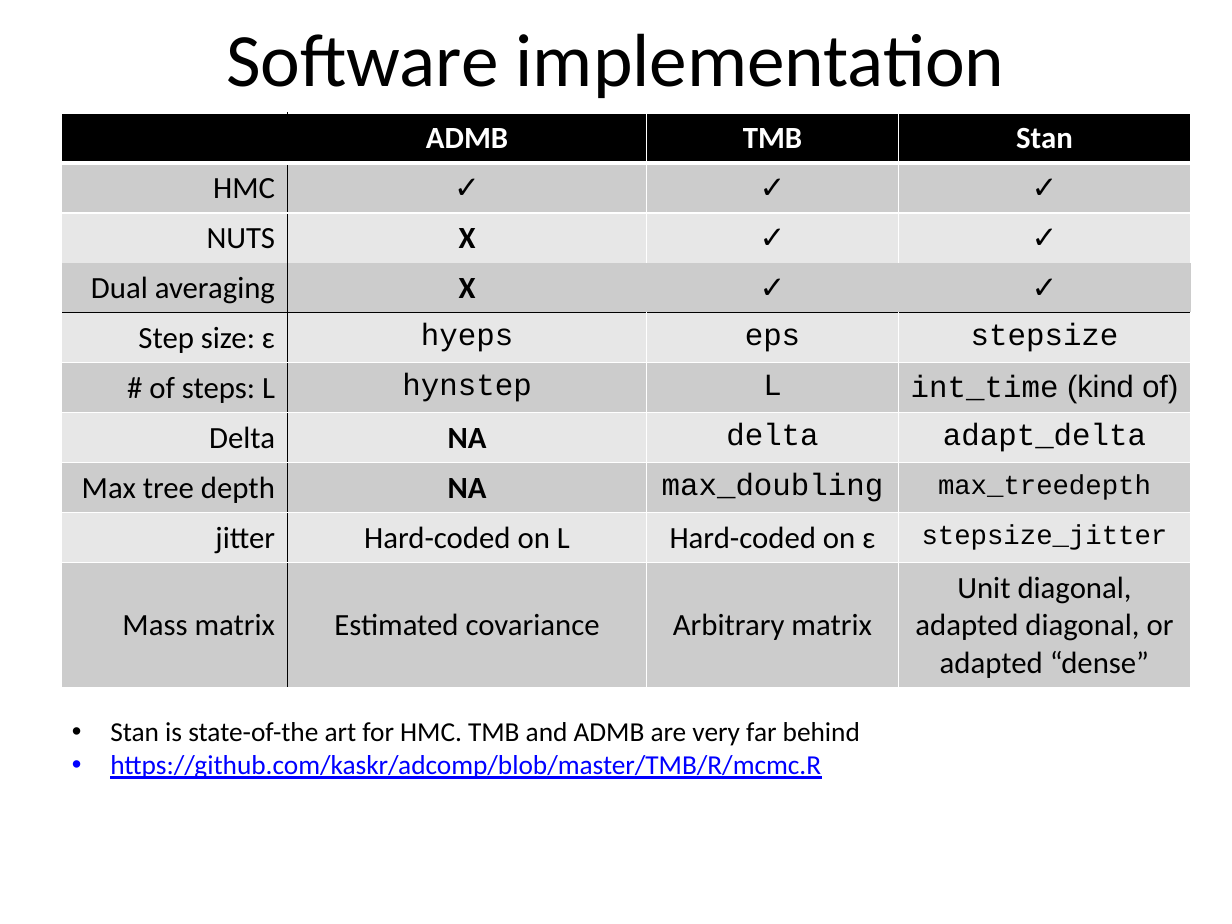
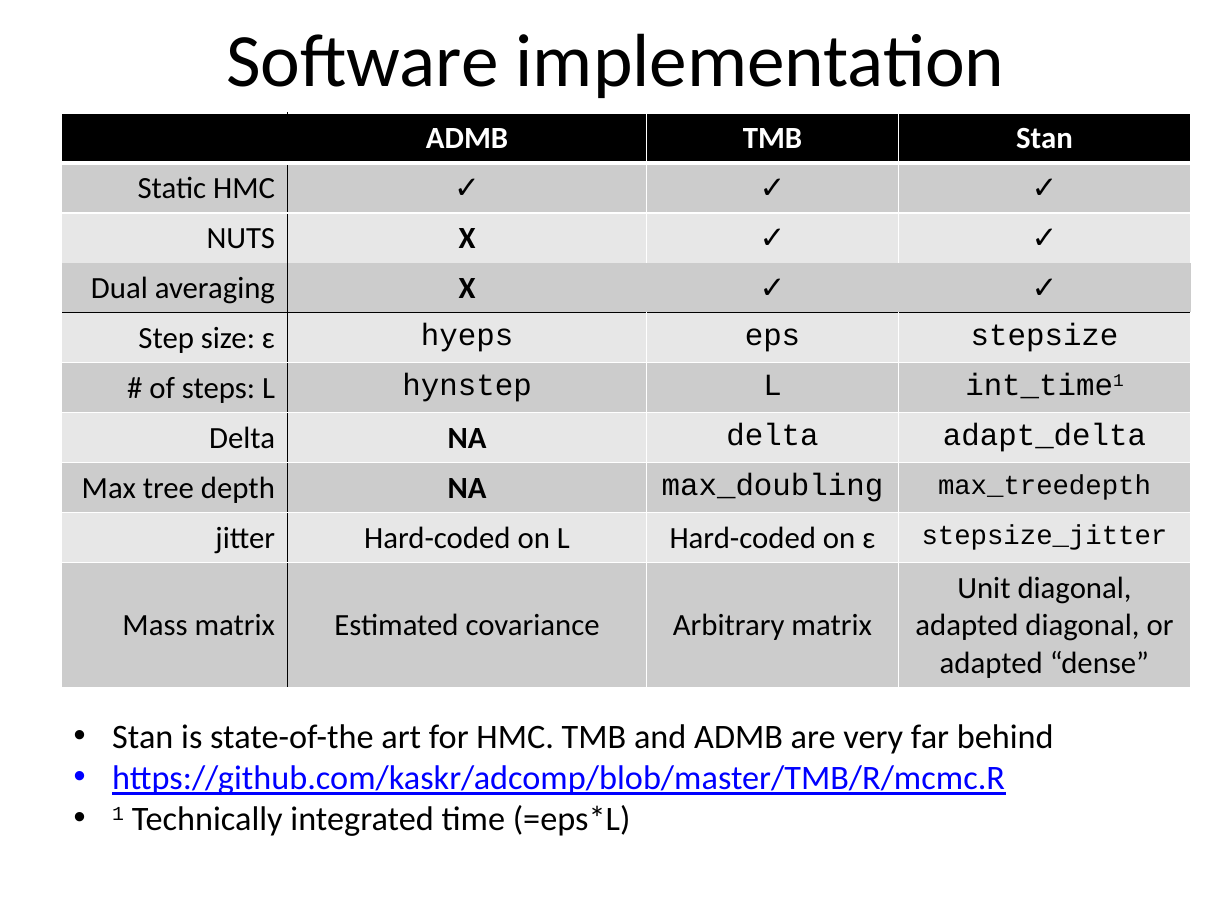
Before and after one commit to TMB-ADMB-Workshops/Feb2016, a slide deck: slide 21 of examples/mcmc/MCMC_in_TMB.pptx (slide 20 before the commit). Drawn at 1232x924 pixels with LibreOffice and Linux fonts; fonts in the diff are those of the drawing. Boxes give left, top, right and bottom in pixels: in the first picture for what was removed or moved away, otherwise in the second. Text is boxed around its words. In the diff, an @@ line names an element or a change of style, - is before the commit and + after.

Commit message:
Update MCMC slides

```diff
--- a/examples/mcmc/MCMC_in_TMB.pptx
+++ b/examples/mcmc/MCMC_in_TMB.pptx
@@ table at (62,113,1191,686) @@
-row 2, column 1: HMC
+row 2, column 1: Static HMC
-row 6, column 4: int_time (kind of)
+row 6, column 4: int_time1
@@ text at (112,724,1054,795): size 16 to 20 pt in "Stan is state-of-the art for HMC. TMB ...", "https://github.com/kaskr/adcomp/blob/master/TMB/R/mcmc.R" @@
@@ text at (112,805,631,836): paragraph added @@
+• 1 Technically integrated time (=eps*L)
```
Also in this commit, not shown: 6 other slides changed, 3 slides added.
